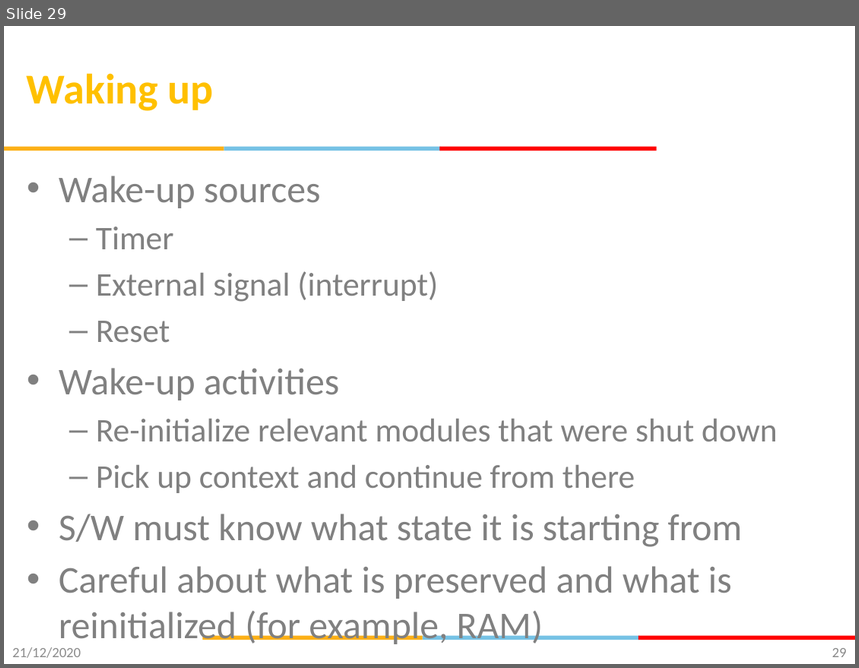
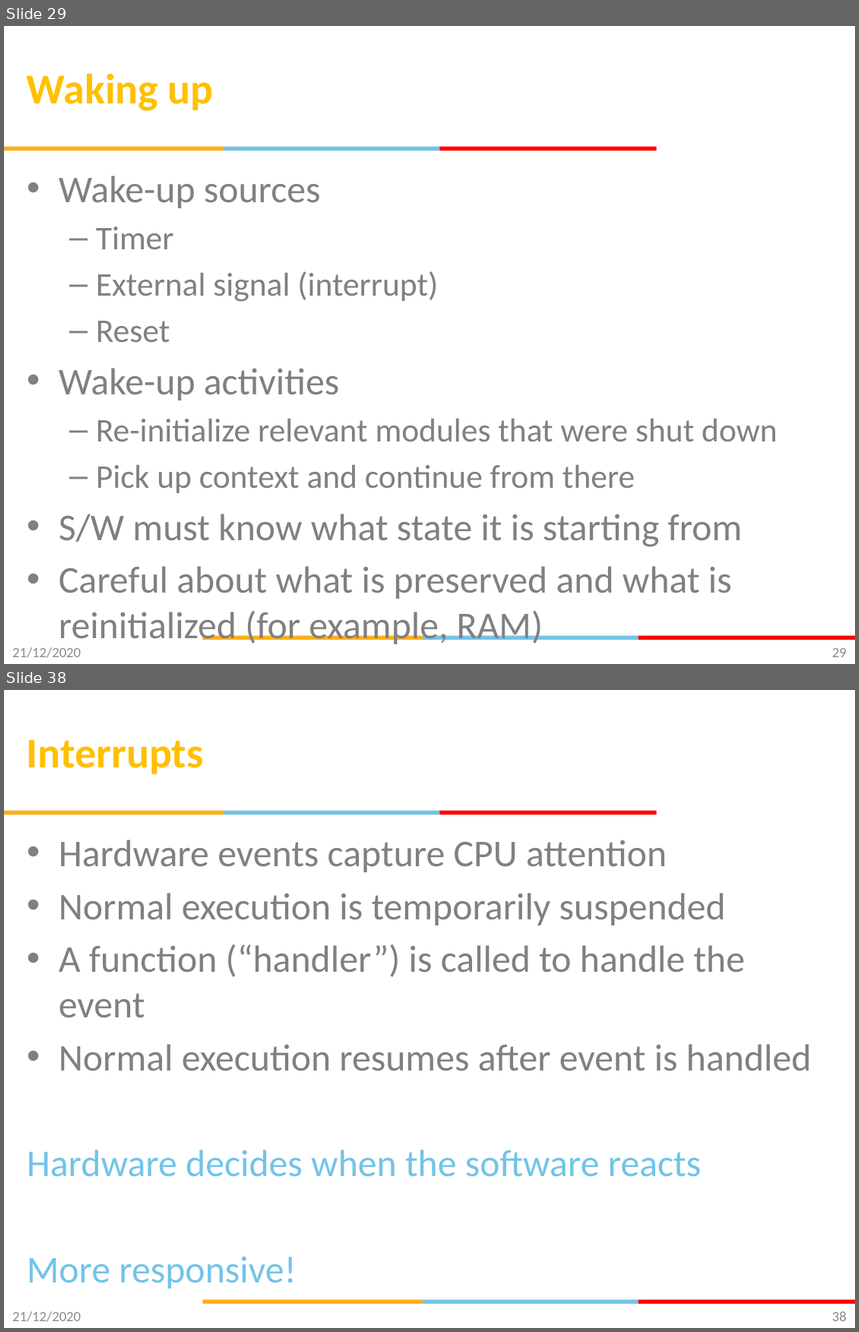
Before and after one commit to gsaurabhr-teaching/csg523-material, a slide deck: Lec-6-8-embedded-fundamentals.pptx. Shown one above the other, each under a label of ours: slide 29 before the commit, slides 29 and 38 after it; the slides between them are not shown. The pictures are 859x668 and 859x1332 pixels, drawn with LibreOffice and Linux fonts; fonts in the diff are those of the drawing; background and template pictures are left out. Boxes give left, top, right and bottom in pixels: in the first picture for what was removed or moved away, otherwise in the second. Text is boxed around its words. In the diff, an @@ line names an element or a change of style, - is before the commit and + after.

Commit message:
included MMIO, polling and interrupts

```diff
--- a/Lec-6-8-embedded-fundamentals.pptx
+++ b/Lec-6-8-embedded-fundamentals.pptx
@@ slide 38 added at (4, 690, 855, 1328), background #FFFFFF; not listed: 6 template elements that a slide beside it also shows @@
@@ title added at (27, 739, 204, 774), 36 pt, text #FFC000, bold @@
+Interrupts
@@ text added at (27, 840, 812, 1289), 32 pt, text #808080 @@
+• Hardware events capture CPU attention
+• Normal execution is temporarily suspended
+• A function (“handler”) is called to handle the event
+• Normal execution resumes after event is handled
+Hardware decides when the software reacts
+More responsive!
@@ text added at (12, 1312, 81, 1322), 12 pt, text #8C8C8C @@
+21/12/2020
@@ page number added at (832, 1312, 847, 1322), 12 pt, text #898989 @@
+38
```
Also in this commit, not shown: 8 slides changed, 11 other slides added.
